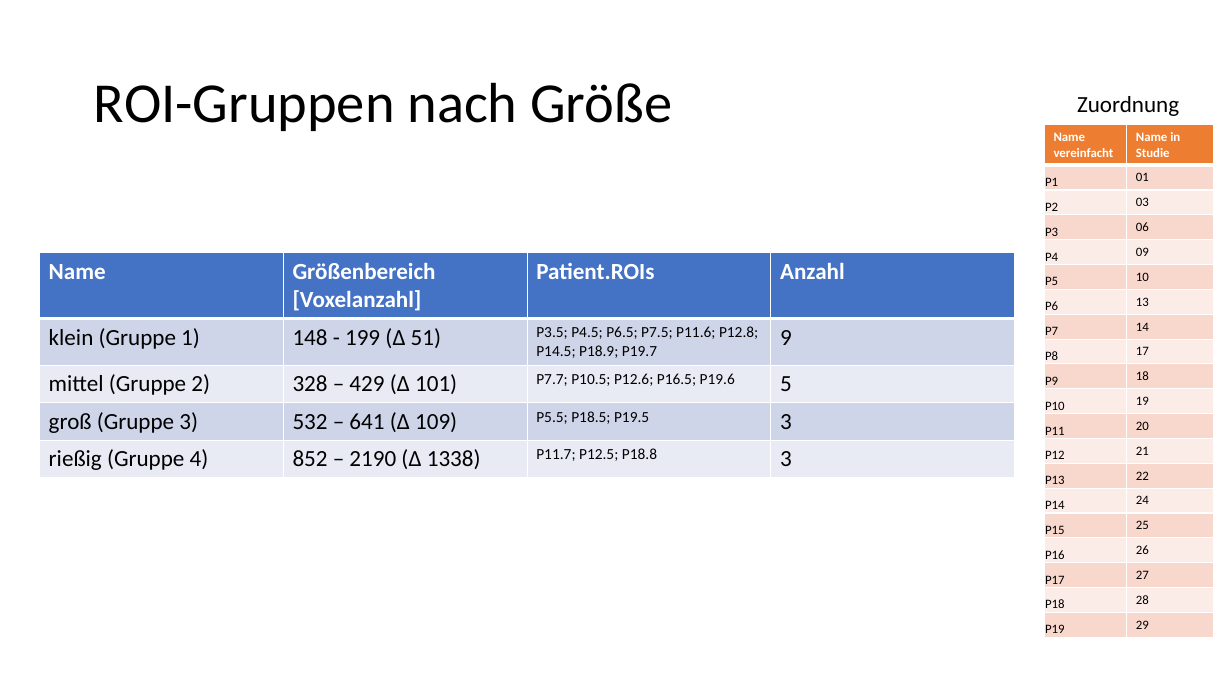
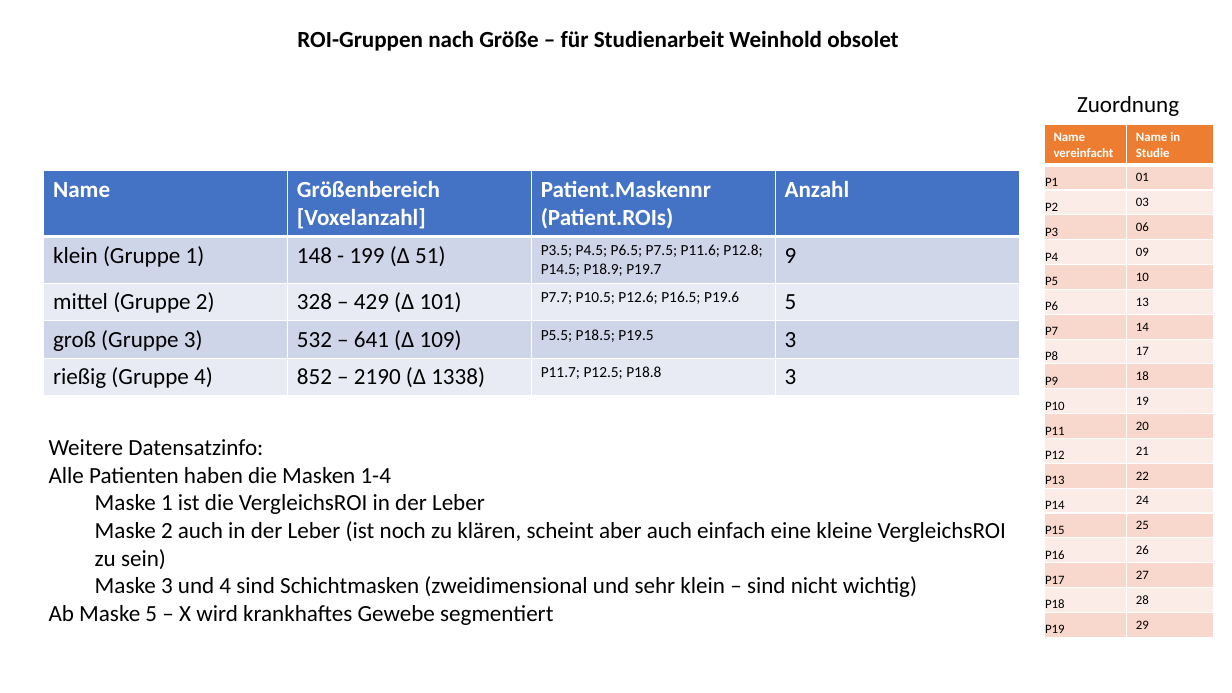
Before and after one commit to thomaskuestner/TAToolbox, a slide deck: slide 3 of Matthias/02-Patients3MBq/Was_wird_wie_getestet.pptx (slide 2 before the commit). Drawn at 1232x693 pixels with LibreOffice and Linux fonts; fonts in the diff are those of the drawing. Boxes give left, top, right and bottom in pixels: in the first picture for what was removed or moved away, otherwise in the second. Text is boxed around its words. In the diff, an @@ line names an element or a change of style, - is before the commit and + after.

```diff
--- a/Matthias/02-Patients3MBq/Was_wird_wie_getestet.pptx
+++ b/Matthias/02-Patients3MBq/Was_wird_wie_getestet.pptx
@@ title at [297,30,898,51]: text changed; size 44 to 18 pt; bold on @@
-ROI-Gruppen nach Größe
+ROI-Gruppen nach Größe – für Studienarbeit Weinhold obsolet
@@ table at [44,171,1020,395] @@
-row 1, column 3: Patient.ROIs
+row 1, column 3: Patient.Maskennr (Patient.ROIs)
@@ table: place and size @@
-table at [40,253,1016,477]
+table at [44,171,1020,395]
@@ text added at [49,439,1006,625], 18 pt, text #000000 @@
+Weitere Datensatzinfo:
+Alle Patienten haben die Masken 1-4
+  Maske 1 ist die VergleichsROI in der Leber
+  Maske 2 auch in der Leber (ist noch zu klären, scheint aber auch einfach eine kleine VergleichsROI zu sein)
+  Maske 3 und 4 sind Schichtmasken (zweidimensional und sehr klein – sind nicht wichtig)
+Ab Maske 5 – X wird krankhaftes Gewebe segmentiert
```
Also in this commit, not shown: 1 other slide changed, 1 slide added, 8 other files.
